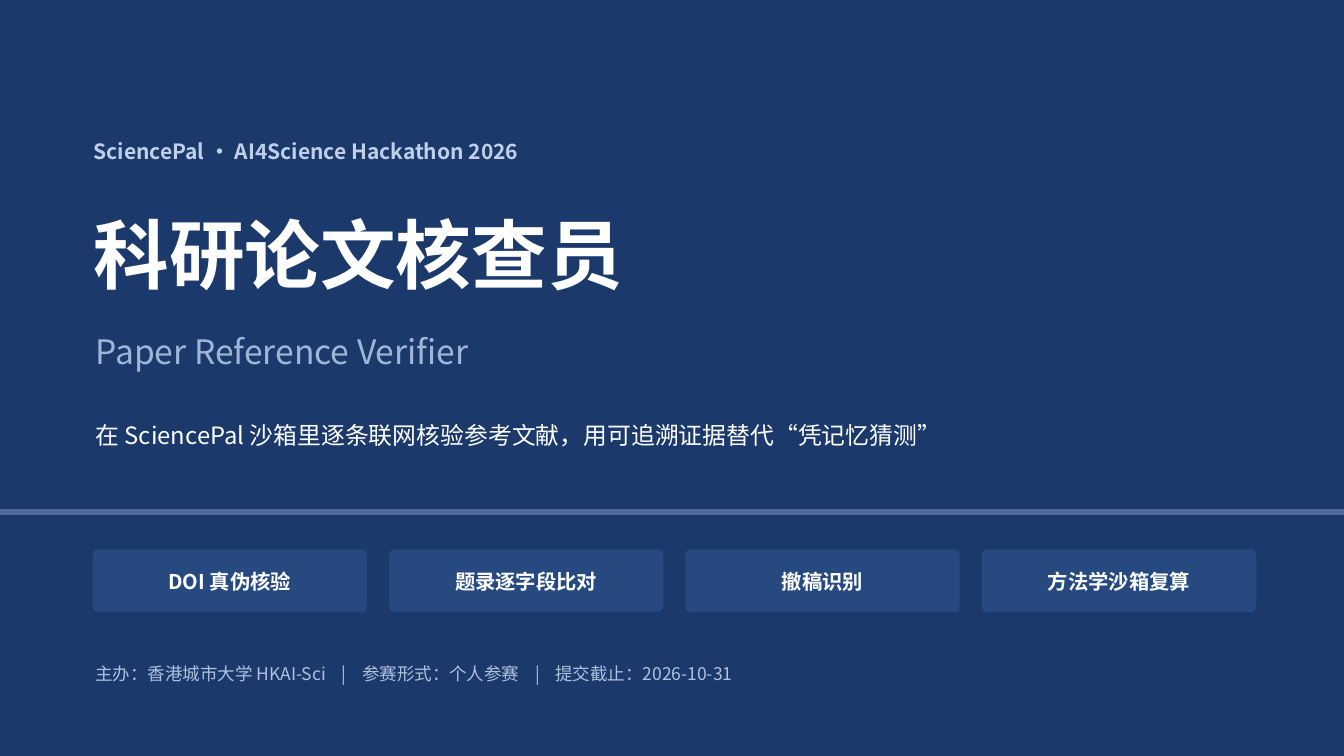
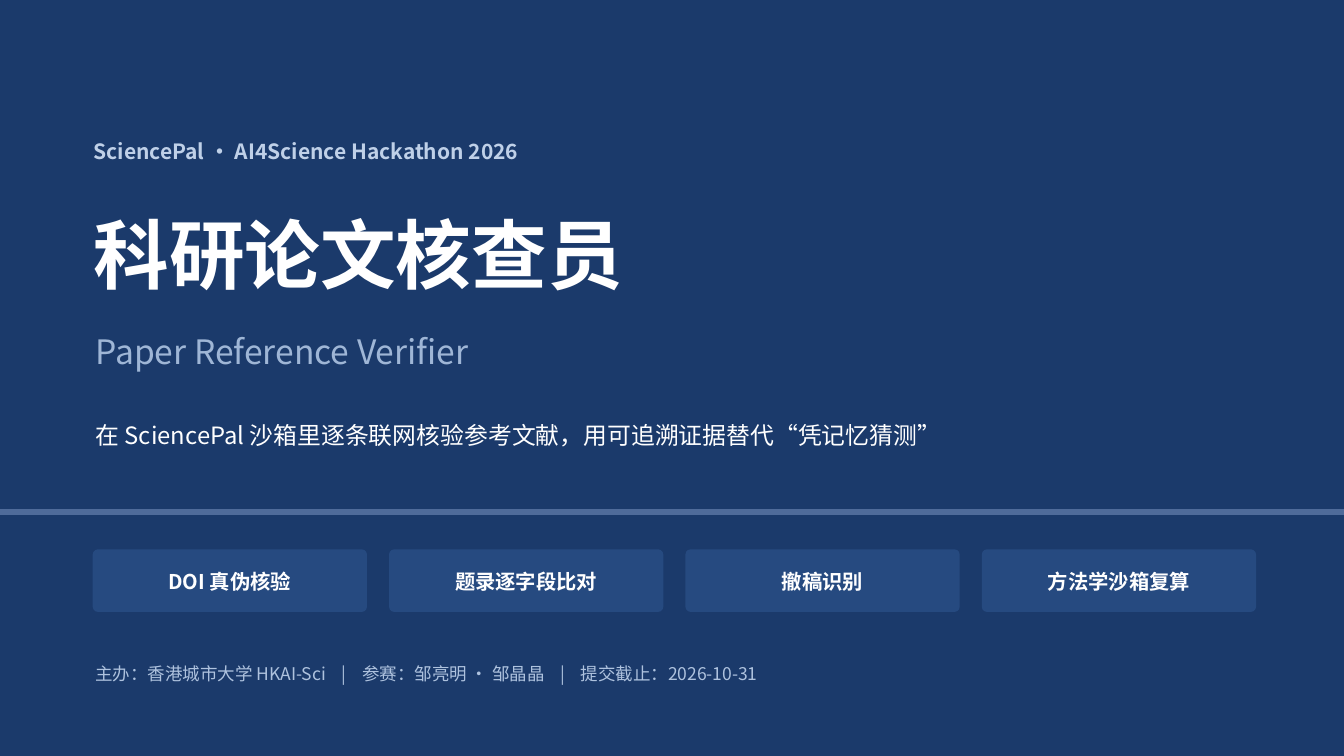
Before and after one commit to medisean/sciencepal-paper-verifier, a slide deck: slide 1 of assets/科研论文核查员.pptx. Drawn at 1344x756 pixels with LibreOffice and Linux fonts; fonts in the diff are those of the drawing. Boxes give left, top, right and bottom in pixels: in the first picture for what was removed or moved away, otherwise in the second. Text is boxed around its words. In the diff, an @@ line names an element or a change of style, - is before the commit and + after.

```diff
--- a/assets/科研论文核查员.pptx
+++ b/assets/科研论文核查员.pptx
@@ text at <box>96,665,758,682</box>: text changed @@
-主办：香港城市大学 HKAI-Sci | 参赛形式：个人参赛 | 提交截止：2026-10-31
+主办：香港城市大学 HKAI-Sci | 参赛：邹亮明 · 邹晶晶 | 提交截止：2026-10-31
```
Also in this commit, not shown: 3 other slides changed, 8 other files.
